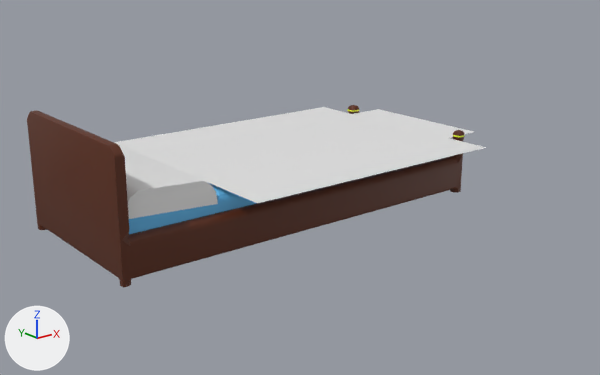
The Blender file Assets/3DModels/House/Furniture_Appliences/BedroomItems.blend as it was, and as the next commit left it.
The view is the same before and after, from a camera (50 mm lens) standing at (-21.7, -40.2, 15.5) and looking at (8.5, -2.5, 0.4). The lights are fixed; the arrows at lower left show +X, +Y and +Z.

In view in the first picture: 'Bed', 'BedSheet'.
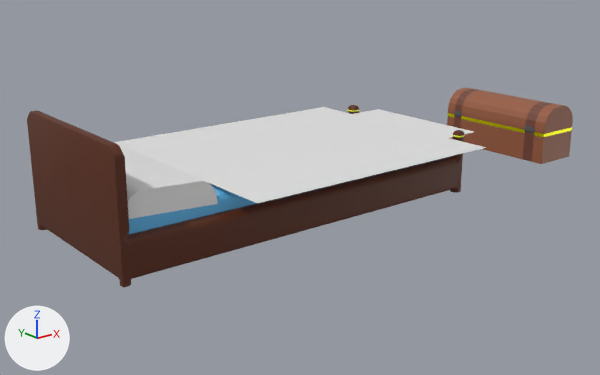
Where the change shows, as pixel boxes (x1, y1, x2, y2) in the pictures (600 x 375 px):
'Chest', shown (brown): after (447, 88, 573, 164)

What the commit changed:
Object 'Chest' (ob_chest) is now shown.
